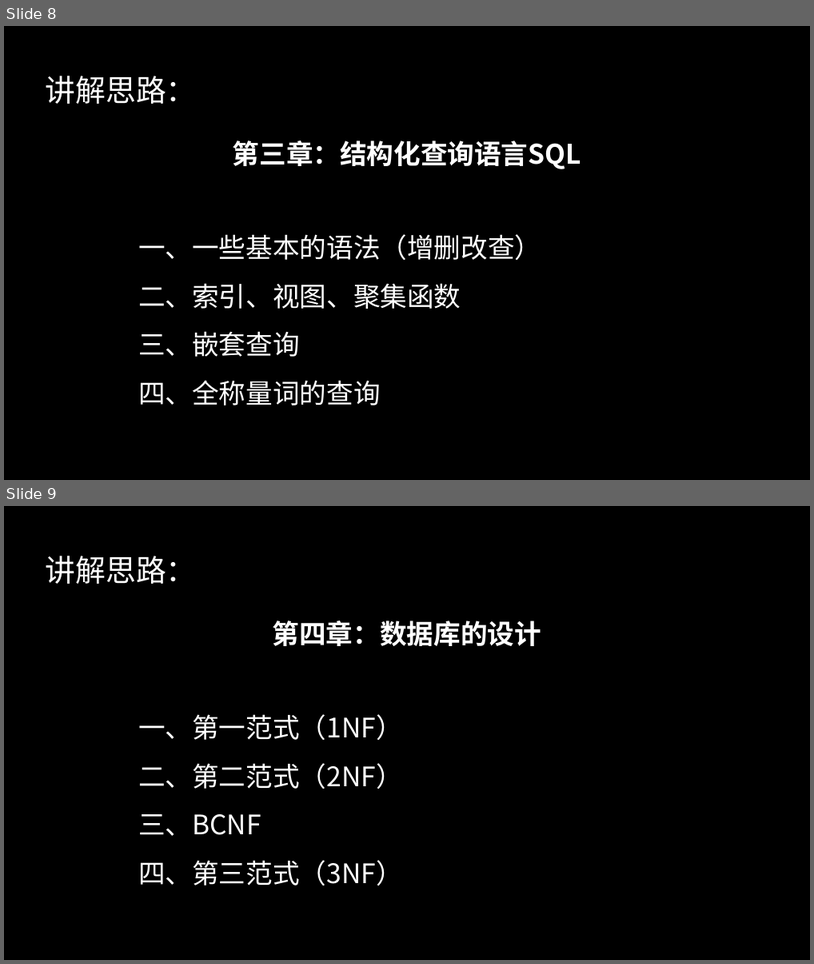
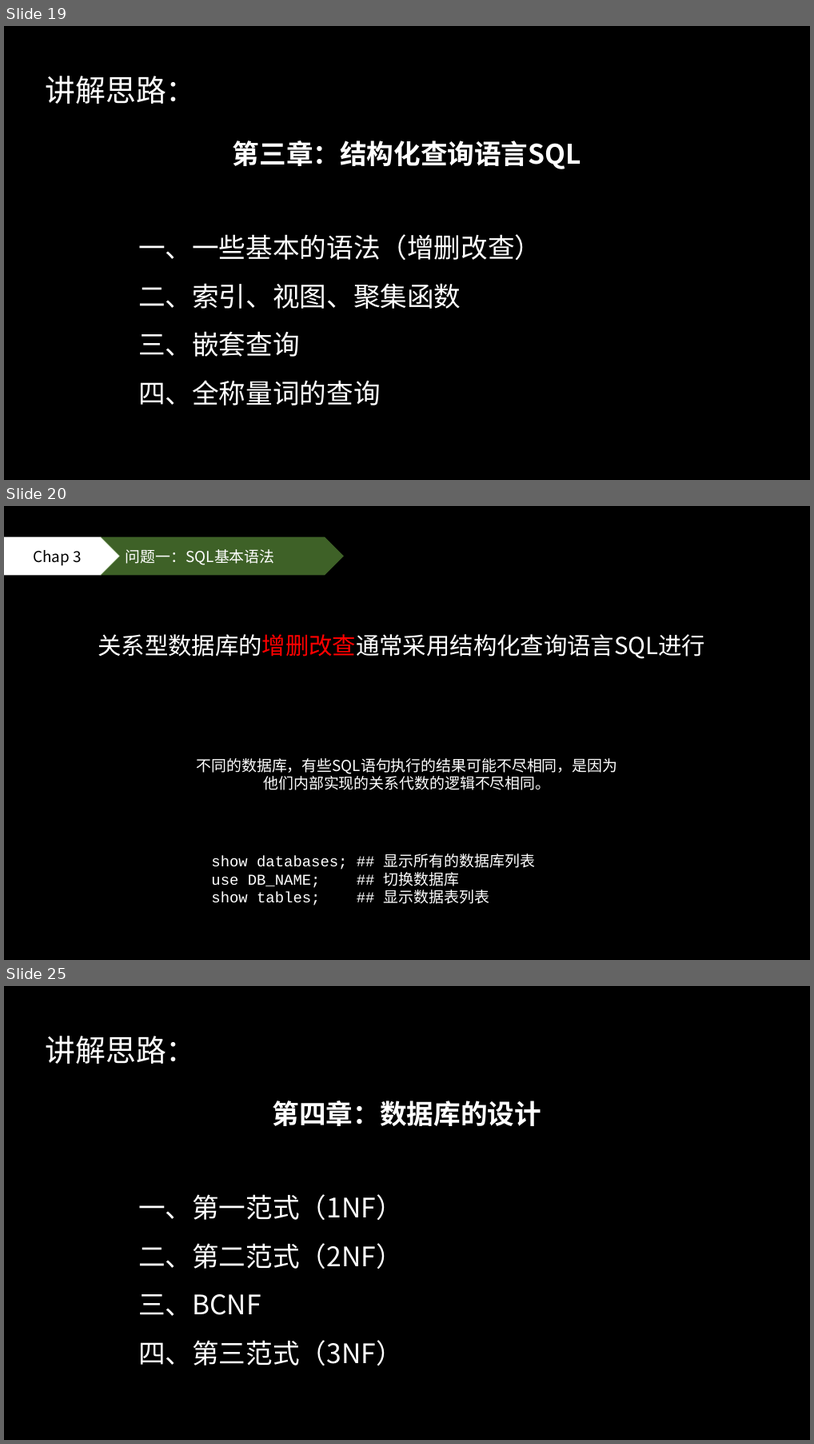
Before and after one commit to 50mengzhu/Database, a slide deck: ReationalDB.pptx. Shown one above the other, each under a label of ours: slides 8 and 9 before the commit, slides 19, 20 and 25 after it; the slides between them are not shown. The pictures are 814x964 and 814x1444 pixels, drawn with LibreOffice and Linux fonts; fonts in the diff are those of the drawing. Boxes give left, top, right and bottom in pixels: in the first picture for what was removed or moved away, otherwise in the second. Text is boxed around its words. In the diff, an @@ line names an element or a change of style, - is before the commit and + after.

```diff
--- a/ReationalDB.pptx
+++ b/ReationalDB.pptx
@@ slide 20 added at (x1=4, y1=506, x2=810, y2=960), background #000000 @@
@@ pentagon arrow added at (x1=4, y1=537, x2=120, y2=575), fill #FFFFFF, 18 pt, text #000000 @@
+Chap 3
@@ chevron added at (x1=100, y1=537, x2=344, y2=575), fill #548235 at 75% opacity, 18 pt, text #FFFFFF @@
+问题一：SQL基本语法
@@ text added at (x1=98, y1=634, x2=706, y2=659), 28 pt, text #FFFFFF @@
+关系型数据库的增删改查通常采用结构化查询语言SQL进行
@@ text added at (x1=197, y1=758, x2=618, y2=790), 18 pt, text #FFFFFF @@
+不同的数据库，有些SQL语句执行的结果可能不尽相同，是因为他们内部实现的关系代数的逻辑不尽相同。
@@ text added at (x1=211, y1=853, x2=535, y2=905), 18 pt, text #FFFFFF @@
+show databases; ## 显示所有的数据库列表
+use DB_NAME; ## 切换数据库
+show tables; ## 显示数据表列表
@@ what was slide 8 is now slide 19 @@
@@ what was slide 9 is now slide 25 @@
```
Also in this commit, not shown: 4 slides changed, 19 other slides added, 3 slides removed, 1 other file.
